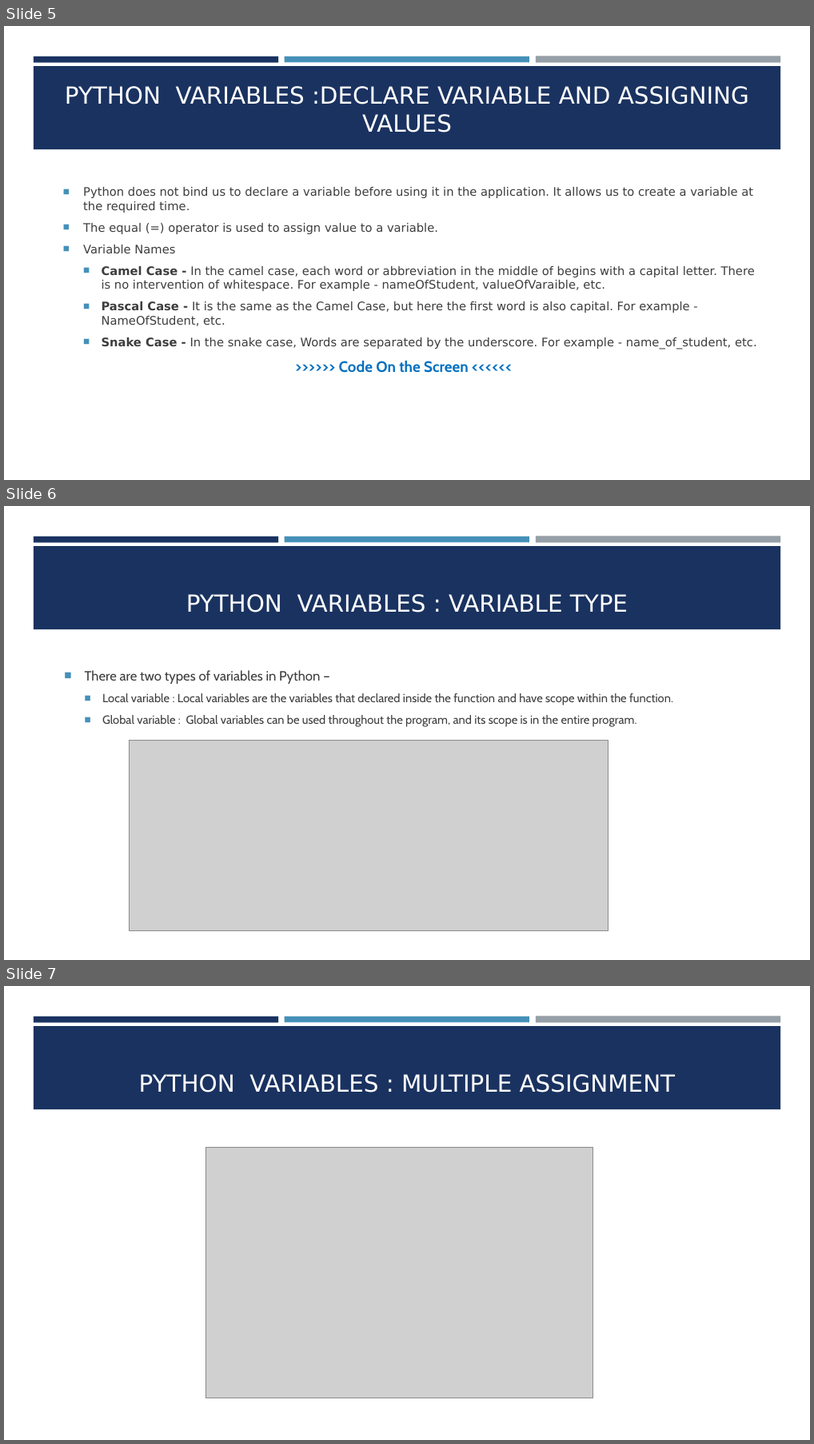
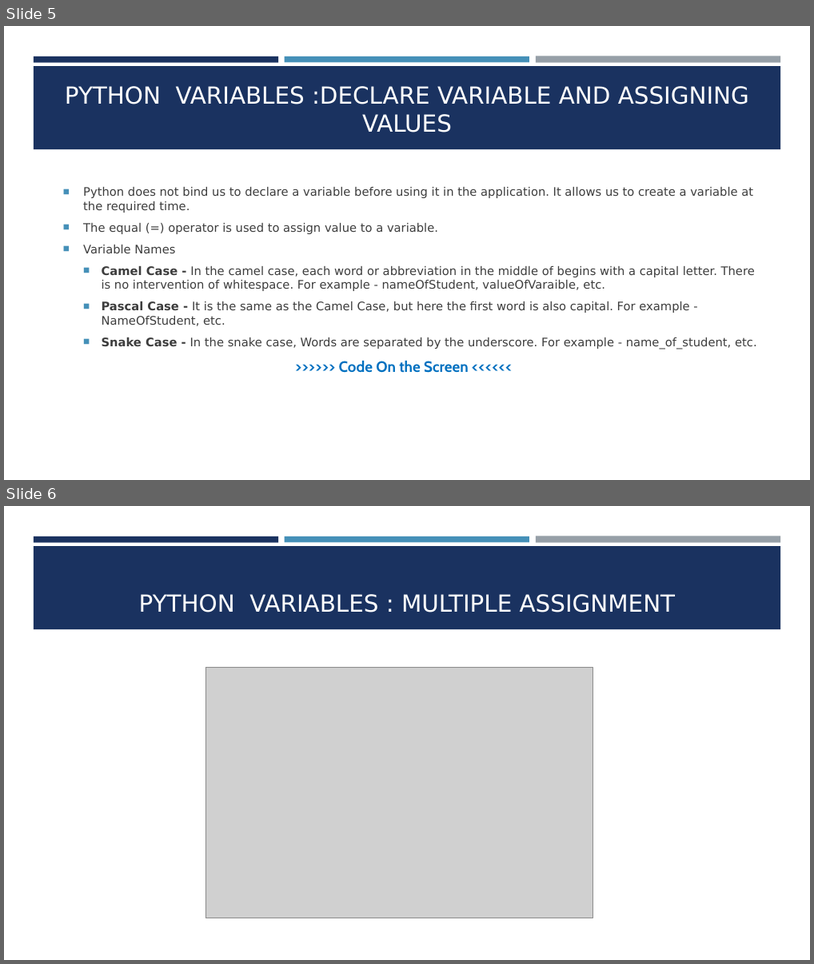
Before and after one commit to rhidoyhasanmahmud/Learn-Python-the-Hard-Way-with-Django, a slide deck: Class-02/Class-02.pptx. Shown one above the other, each under a label of ours: slides 5, 6 and 7 before the commit, slides 5 and 6 after it. The pictures are 814x1444 and 814x964 pixels, drawn with LibreOffice and Linux fonts; fonts in the diff are those of the drawing; grey boxes stand for pictures. Boxes give left, top, right and bottom in pixels: in the first picture for what was removed or moved away, otherwise in the second. Text is boxed around its words. In the diff, an @@ line names an element or a change of style, - is before the commit and + after.

```diff
--- a/Class-02/Class-02.pptx
+++ b/Class-02/Class-02.pptx
@@ slide 6 removed at box(4, 506, 810, 960), background #FFFFFF; not listed: 4 template elements that a slide beside it also shows @@
@@ title removed at box(186, 594, 628, 612) @@
-PYTHON VARIABLES : VARIABLE TYPE
@@ text removed at box(85, 670, 674, 727) @@
-  ■ There are two types of variables in Python –
-    ■ Local variable : Local variables are the variables that declared inside the function and have scope within the function.
-    ■ Global variable : Global variables can be used throughout the program, and its scope is in the entire program.
@@ picture removed at box(130, 740, 608, 931) @@
@@ what was slide 7 is now slide 6 @@
```
Also in this commit, not shown: 1 other file.
